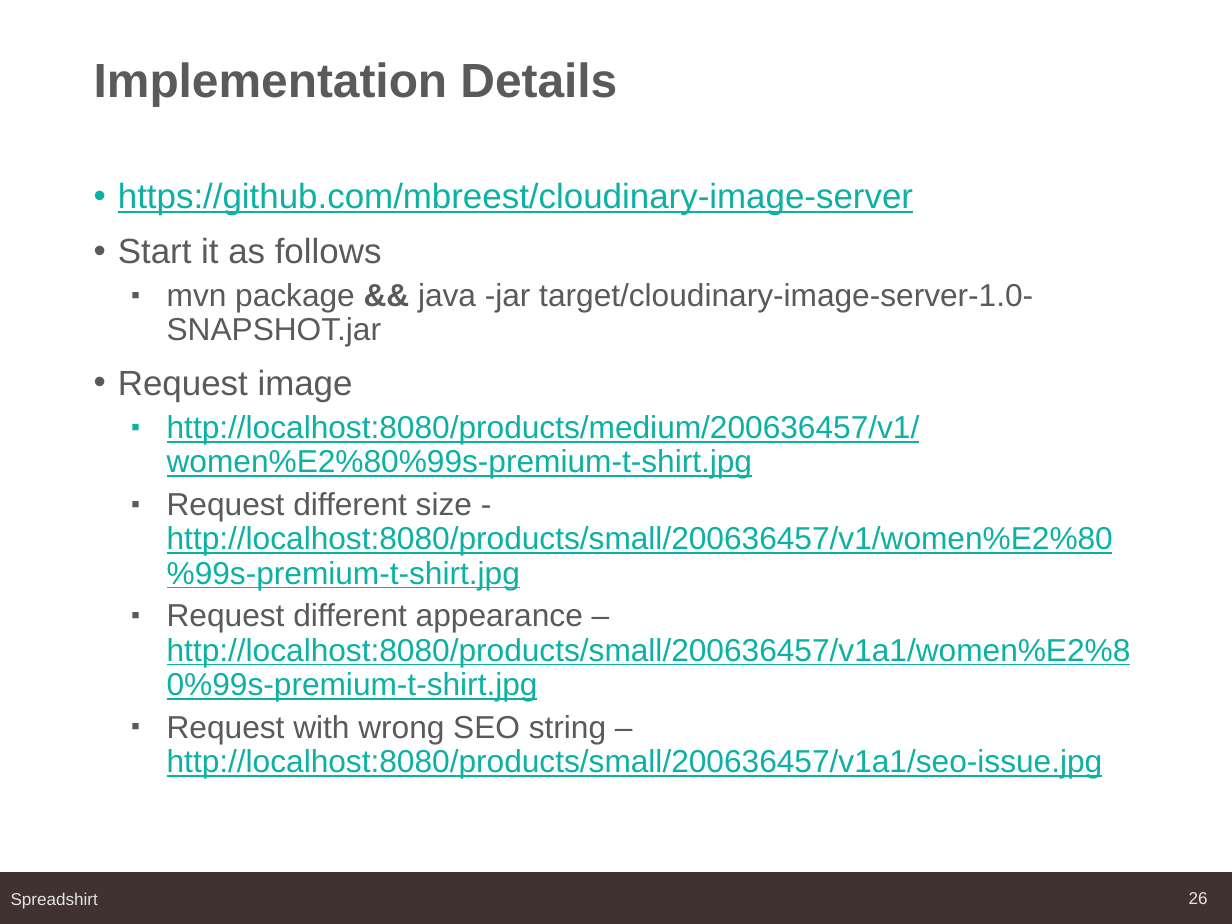
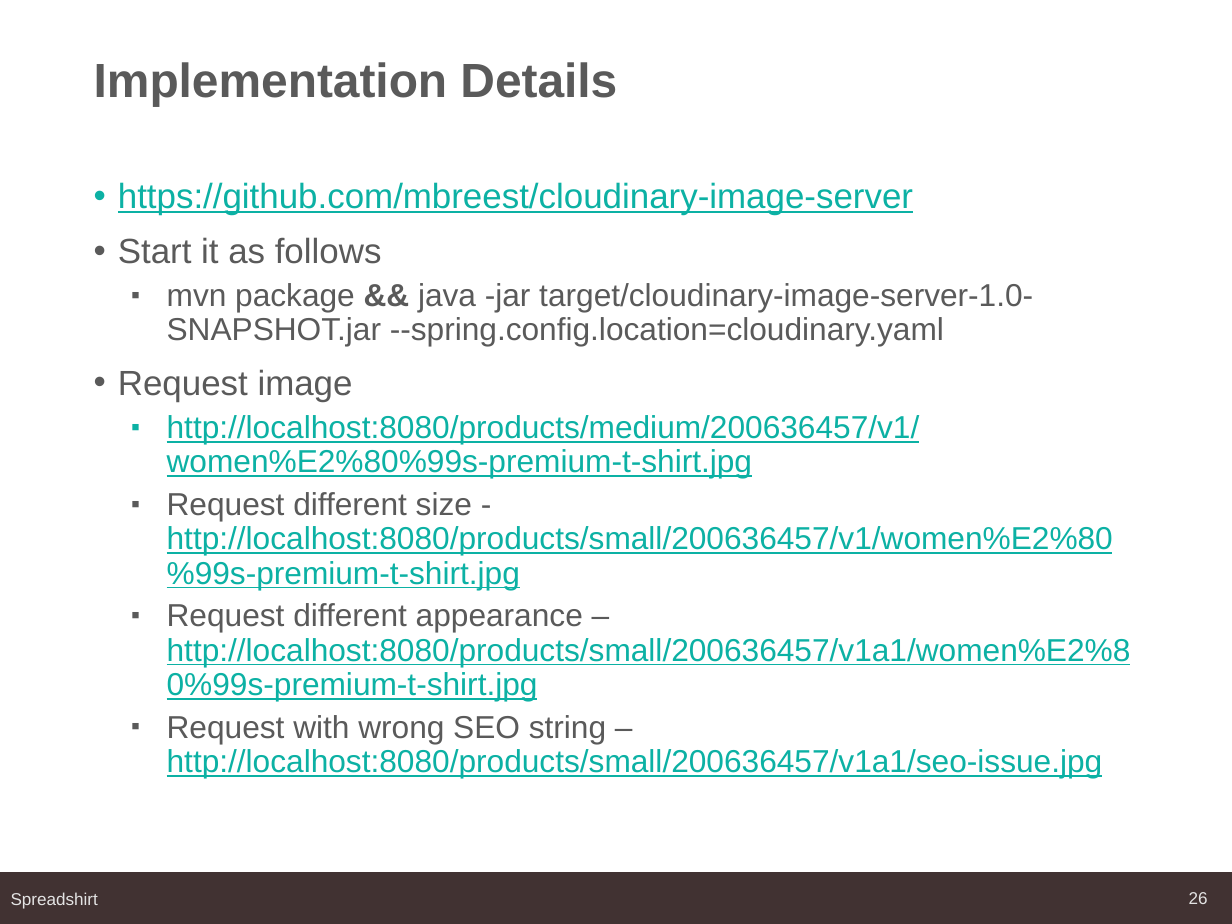
Before and after one commit to mbreest/cloudinary-image-server, a slide deck: slide 26 of rendering_spreadshirt_product_images_using_cloudinary.pptx. Drawn at 1232x924 pixels with LibreOffice and Linux fonts; fonts in the diff are those of the drawing; background and template pictures are left out. Boxes give left, top, right and bottom in pixels: in the first picture for what was removed or moved away, otherwise in the second. Text is boxed around its words. In the diff, an @@ line names an element or a change of style, - is before the commit and + after.

```diff
--- a/rendering_spreadshirt_product_images_using_cloudinary.pptx
+++ b/rendering_spreadshirt_product_images_using_cloudinary.pptx
@@ text at bbox=[167, 283, 1033, 346]: text changed @@
-  ▪ mvn package && java -jar target/cloudinary-image-server-1.0-SNAPSHOT.jar
+  ▪ mvn package && java -jar target/cloudinary-image-server-1.0-SNAPSHOT.jar --spring.config.location=cloudinary.yaml
```
Also in this commit, not shown: 2 other slides changed.
